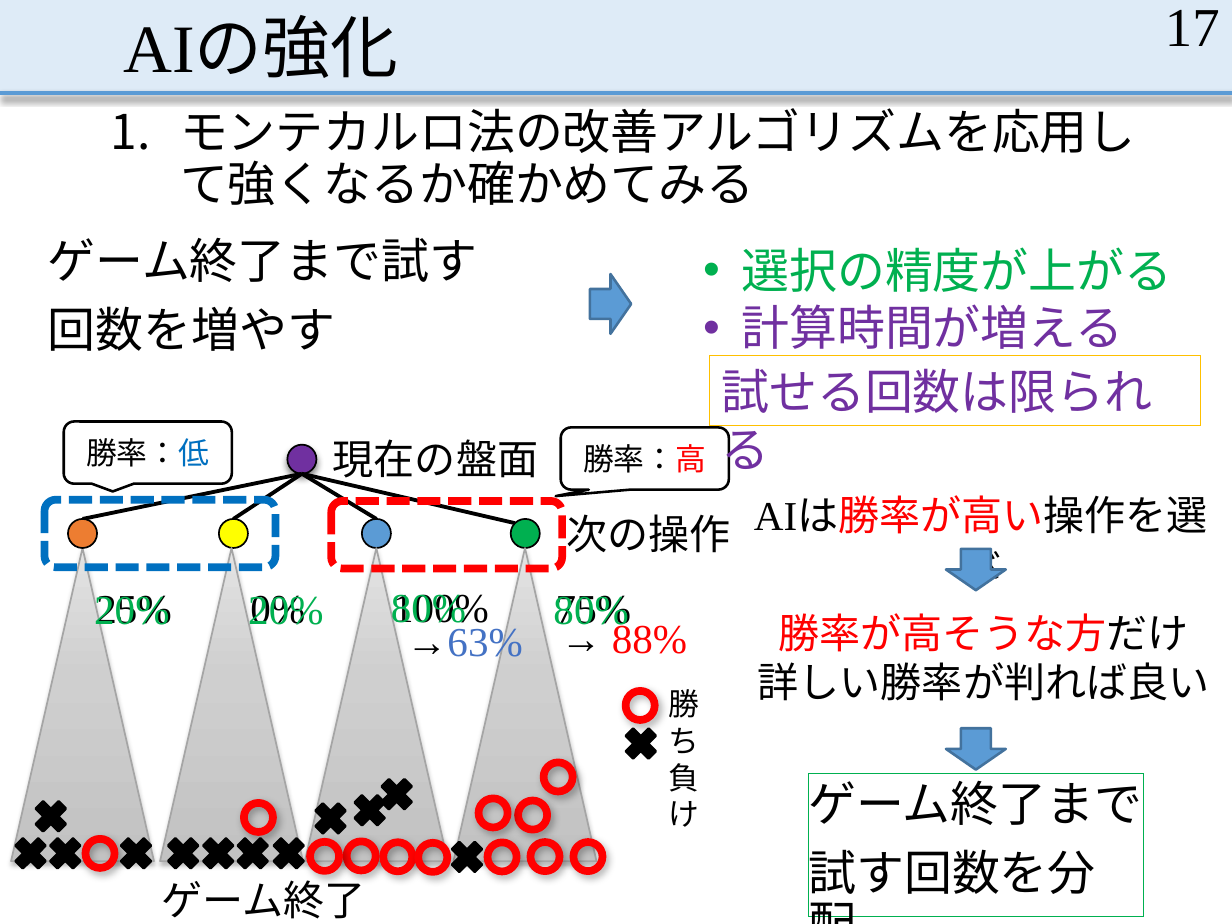
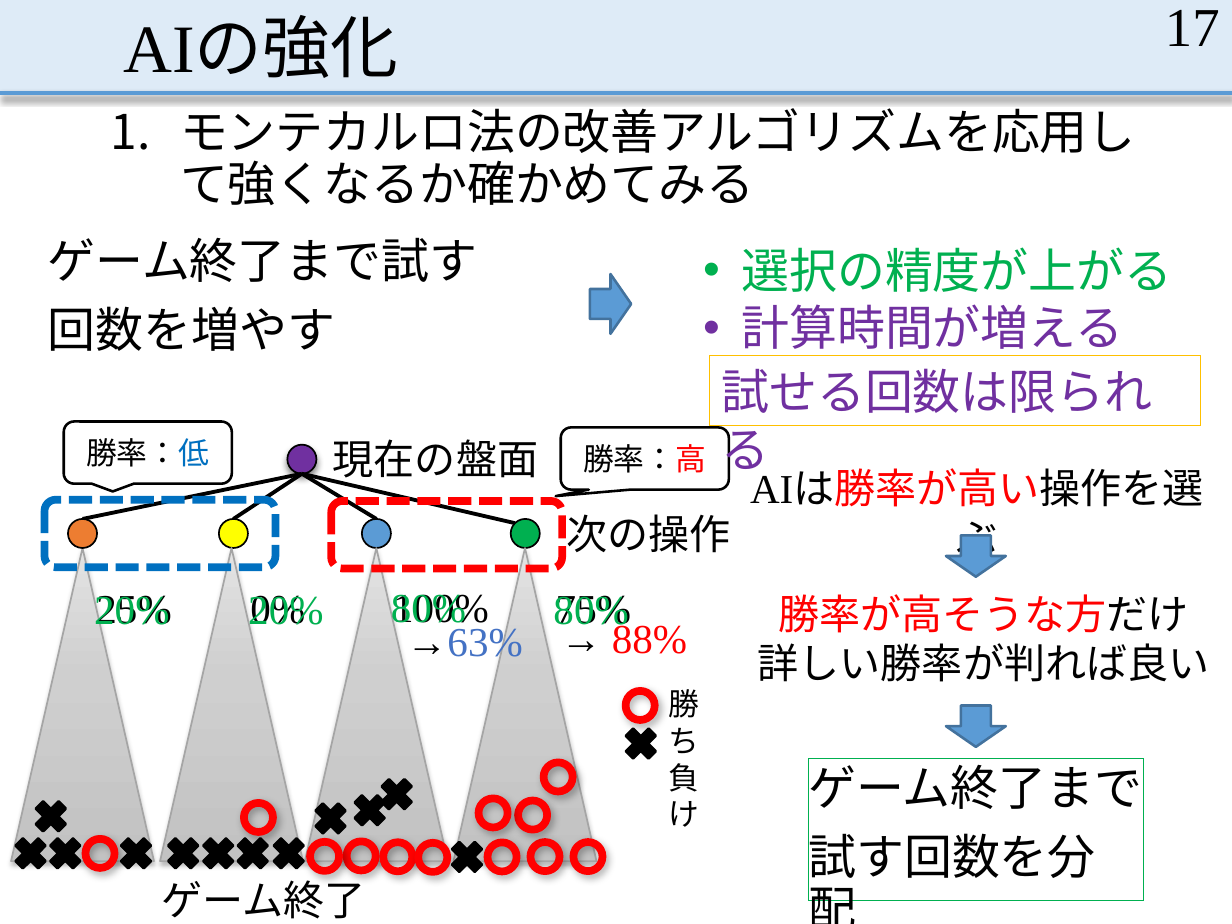
Before and after one commit to MasayaOda/SR, a slide deck: slide 17 of 中間発表.pptx. Drawn at 1232x924 pixels with LibreOffice and Linux fonts; fonts in the diff are those of the drawing. Boxes give left, top, right and bottom in pixels: in the first picture for what was removed or moved away, otherwise in the second. Text is boxed around its words. In the diff, an @@ line names an element or a change of style, - is before the commit and + after.

```diff
--- a/中間発表.pptx
+++ b/中間発表.pptx
@@ text "AIは勝率が高い操作を選ぶ" rewrapped from box(724, 484, 1232, 546) to box(719, 457, 1232, 519) @@
@@ down arrow: place and size @@
-down arrow at box(946, 548, 1007, 590)
+down arrow at box(946, 536, 1007, 578)
@@ text "勝率が高そうな方だけ": place and size @@
-text "勝率が高そうな方だけ" at box(758, 613, 1210, 701)
+text "勝率が高そうな方だけ" at box(758, 594, 1210, 682)
@@ down arrow: place and size @@
-down arrow at box(946, 728, 1007, 770)
+down arrow at box(946, 706, 1007, 748)
@@ rectangle "ゲーム終了まで": place and size @@
-rectangle "ゲーム終了まで" at box(808, 774, 1143, 917)
+rectangle "ゲーム終了まで" at box(808, 758, 1143, 901)
```
Also in this commit, not shown: 5 other files.
